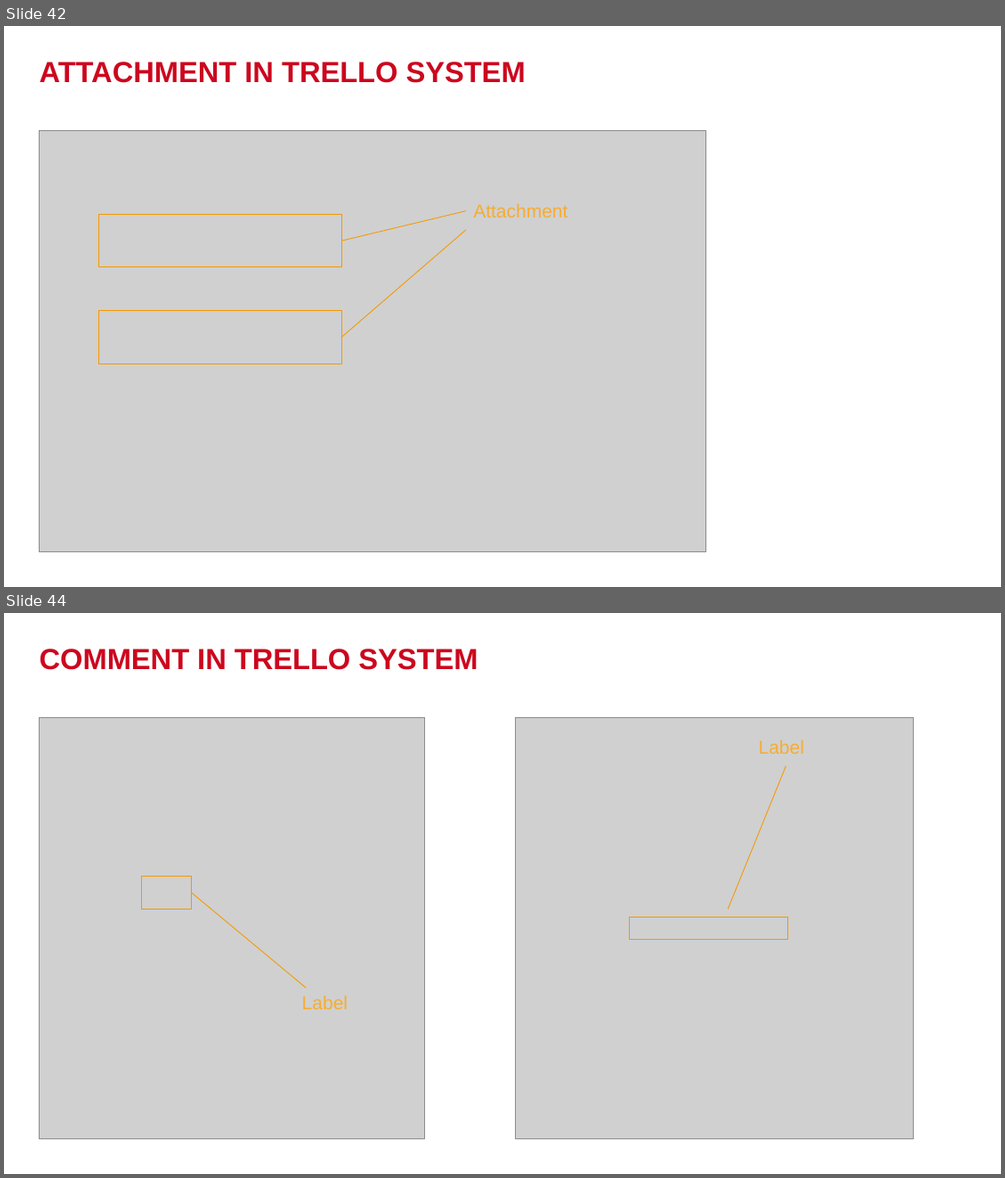
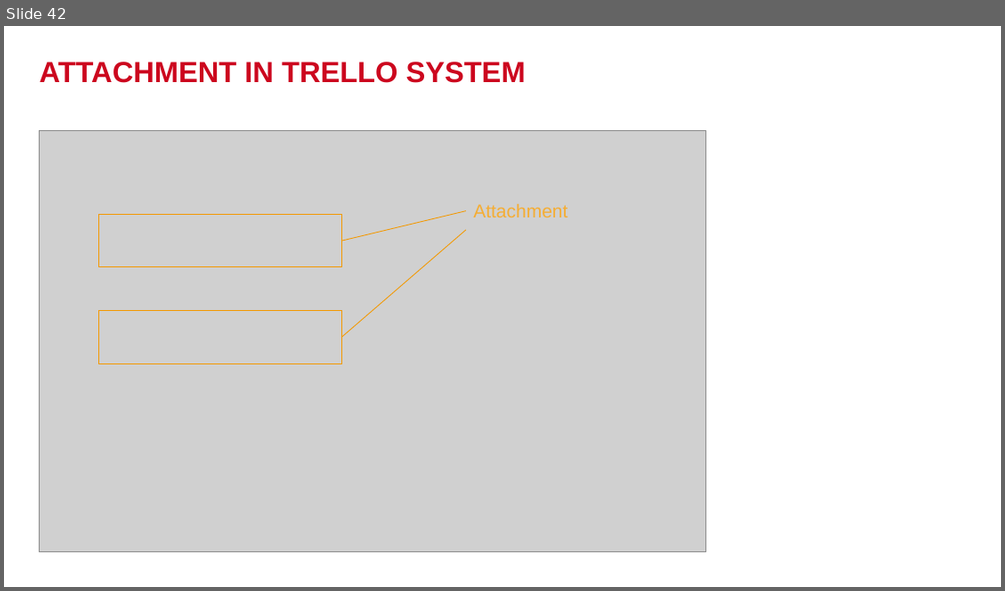
Before and after one commit to khoado-dev/YPP4-KhoaDo, a slide deck: Documents/Presentation/IntroductionFunctionInTrelloSystem.pptx. Shown one above the other, each under a label of ours: slides 42 and 44 before the commit, slide 42 after it; the slides between them are not shown. The pictures are 1005x1178 and 1005x591 pixels, drawn with LibreOffice and Linux fonts; fonts in the diff are those of the drawing; grey boxes stand for pictures; background and template pictures are left out. Boxes give left, top, right and bottom in pixels: in the first picture for what was removed or moved away, otherwise in the second. Text is boxed around its words. In the diff, an @@ line names an element or a change of style, - is before the commit and + after.

```diff
--- a/Documents/Presentation/IntroductionFunctionInTrelloSystem.pptx
+++ b/Documents/Presentation/IntroductionFunctionInTrelloSystem.pptx
@@ slide 44 removed at (4,613,1001,1174), background #FFFFFF @@
@@ title removed at (40,649,477,670) @@
-COMMENT IN TRELLO SYSTEM
@@ picture removed at (39,717,425,1139) @@
@@ picture removed at (516,717,914,1139) @@
@@ text removed at (759,740,804,754) @@
-Label
@@ line removed from (728, 909) to (786, 766) @@
@@ rectangle removed at (142,876,191,909) @@
@@ line removed from (306, 988) to (192, 892) @@
@@ rectangle removed at (630,916,788,939) @@
@@ text removed at (302,996,348,1009) @@
-Label
```
Also in this commit, not shown: 2 slides changed, 1 other file.
